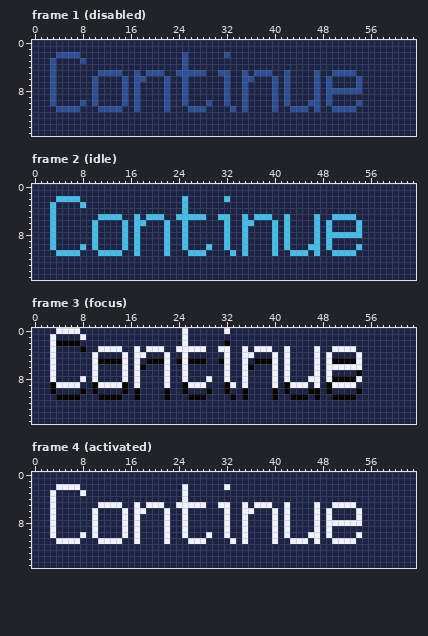
Pixel-art file -- sources/actors/button-continue/button-continue-64x16.aseprite. Above: the version before the commit.
64x16 pixels, 5 frames. Shown: frame 1 (disabled), frame 2 (idle), frame 3 (focus), frame 4 (activated). The commit also changed other frames, which this record leaves out.
And afterwards:
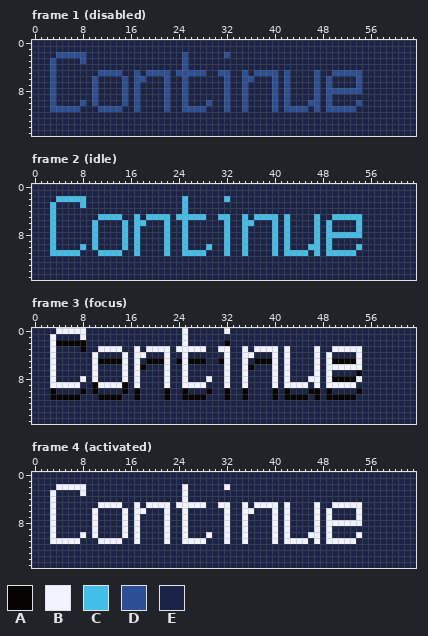
Palette (. is transparent): A #050403  B #f1f2ff  C #42bfe8  D #2b4e95  E #1b2447
Change:
--- frame 1 (disabled), layer "menu-items"
@@ x 0..63 @@
  1 EEEEEEEEEEEEEEEEEEEEEEEEEEEEEEEEEEEEEEEEEEEEEEEEEEEEEEEEEEEEEEEE
- 2 EEEEDDDDEEEEEEEEEEEEEEEEEDEEEEEEDEEEEEEEEEEEEEEEEEEEEEEEEEEEEEEE
+ 2 EEEEDDDDDEEEEEEEEEEEEEEEEDEEEEEEDEEEEEEEEEEEEEEEEEEEEEEEEEEEEEEE
  3 EEEDEEEEDEEEEEEEEEEEEEEEEDEEEEEEEEEEEEEEEEEEEEEEEEEEEEEEEEEEEEEE
  4 EEEDEEEEEEEEEEEEEEEEEEEEEDEEEEEEEEEEEEEEEEEEEEEEEEEEEEEEEEEEEEEE
- 5 EEEDEEEEEEEDDDDEEDEDDDEEDDDDDEEDDEEDEDDDEEDEEEEDEEDDDDEEEEEEEEEE
+ 5 EEEDEEEEEEEDDDDEEDEDDDDEDDDDDEEDDEEDEDDDDEDEEEEDEEDDDDDEEEEEEEEE
  6 EEEDEEEEEEDEEEEDEDDEEEDEEDEEEEEEDEEDDEEEDEDEEEEDEDEEEEDEEEEEEEEE
@@ x 0..63 @@
 10 EEEDEEEEDEDEEEEDEDEEEEDEEDEEEDEEDEEDEEEEDEDEEEDDEDEEEEDEEEEEEEEE
-11 EEEEDDDDEEEDDDDEEDEEEEDEEEDDDEEEEDEDEEEEDEEDDDEDEEDDDDEEEEEEEEEE
+11 EEEDDDDDEEEDDDDEEDEEEEDEEDDDDEEEDEEDEEEEDEDDDDEDEDDDDDEEEEEEEEEE
 12 EEEEEEEEEEEEEEEEEEEEEEEEEEEEEEEEEEEEEEEEEEEEEEEEEEEEEEEEEEEEEEEE
--- frame 2 (idle), layer "menu-items"
@@ x 0..63 @@
  1 EEEEEEEEEEEEEEEEEEEEEEEEEEEEEEEEEEEEEEEEEEEEEEEEEEEEEEEEEEEEEEEE
- 2 EEEECCCCEEEEEEEEEEEEEEEEECEEEEEECEEEEEEEEEEEEEEEEEEEEEEEEEEEEEEE
+ 2 EEEECCCCCEEEEEEEEEEEEEEEECEEEEEECEEEEEEEEEEEEEEEEEEEEEEEEEEEEEEE
  3 EEECEEEECEEEEEEEEEEEEEEEECEEEEEEEEEEEEEEEEEEEEEEEEEEEEEEEEEEEEEE
  4 EEECEEEEEEEEEEEEEEEEEEEEECEEEEEEEEEEEEEEEEEEEEEEEEEEEEEEEEEEEEEE
- 5 EEECEEEEEEECCCCEECECCCEECCCCCEECCEECECCCEECEEEECEECCCCEEEEEEEEEE
+ 5 EEECEEEEEEECCCCEECECCCCECCCCCEECCEECECCCCECEEEECEECCCCCEEEEEEEEE
  6 EEECEEEEEECEEEECECCEEECEECEEEEEECEECCEEECECEEEECECEEEECEEEEEEEEE
@@ x 0..63 @@
 10 EEECEEEECECEEEECECEEEECEECEEECEECEECEEEECECEEECCECEEEECEEEEEEEEE
-11 EEEECCCCEEECCCCEECEEEECEEECCCEEEECECEEEECEECCCECEECCCCEEEEEEEEEE
+11 EEECCCCCEEECCCCEECEEEECEECCCCEEECEECEEEECECCCCECECCCCCEEEEEEEEEE
 12 EEEEEEEEEEEEEEEEEEEEEEEEEEEEEEEEEEEEEEEEEEEEEEEEEEEEEEEEEEEEEEEE
--- frame 3 (focus), layer "menu-items"
@@ x 0..63 @@
- 0 EEEEBBBBEEEEEEEEEEEEEEEEEBEEEEEEBEEEEEEEEEEEEEEEEEEEEEEEEEEEEEEE
+ 0 EEEEBBBBBEEEEEEEEEEEEEEEEBEEEEEEBEEEEEEEEEEEEEEEEEEEEEEEEEEEEEEE
  1 EEEBEEEEBEEEEEEEEEEEEEEEEBEEEEEEEEEEEEEEEEEEEEEEEEEEEEEEEEEEEEEE
- 2 EEEBAAAAEEEEEEEEEEEEEEEEEBEEEEEEAEEEEEEEEEEEEEEEEEEEEEEEEEEEEEEE
- 3 EEEBEEEEAEEBBBBEEBEBBBEEBBBBBEEBBEEBEBBBEEBEEEEBEEBBBBEEEEEEEEEE
+ 2 EEEBAAAAAEEEEEEEEEEEEEEEEBEEEEEEAEEEEEEEEEEEEEEEEEEEEEEEEEEEEEEE
+ 3 EEEBEEEEAEEBBBBEEBEBBBBEBBBBBEEBBEEBEBBBBEBEEEEBEEBBBBBEEEEEEEEE
  4 EEEBEEEEEEBEEEEBEBBEEEBEEBEEEEEEBEEBBEEEBEBEEEEBEBEEEEBEEEEEEEEE
@@ x 0..63 @@
  8 EEEBEEEEBEBEEEEBEBEEEEBEEBEEEBEEBEEBEEEEBEBEEEBBEBAAAABEEEEEEEEE
- 9 EEEABBBBEEABBBBAEBEEEEBEEABBBEEEABEBEEEEBEABBBEBEABBBBEEEEEEEEEE
+ 9 EEEBBBBBEEABBBBAEBEEEEBEEBBBBEEEBEEBEEEEBEBBBBEBEBBBBBEEEEEEEEEE
 10 EEEAEEEEAEAEEEEAEAEEEEAEEAEEEAEEAEEAEEEEAEAEEEAAEAEEEEAEEEEEEEEE
-11 EEEEAAAAEEEAAAAEEAEEEEAEEEAAAEEEEAEAEEEEAEEAAAEAEEAAAAEEEEEEEEEE
+11 EEEAAAAAEEEAAAAEEAEEEEAEEAAAAEEEAEEAEEEEAEAAAAEAEAAAAAEEEEEEEEEE
 12 EEEEEEEEEEEEEEEEEEEEEEEEEEEEEEEEEEEEEEEEEEEEEEEEEEEEEEEEEEEEEEEE
--- frame 4 (activated), layer "menu-items"
@@ x 0..63 @@
  1 EEEEEEEEEEEEEEEEEEEEEEEEEEEEEEEEEEEEEEEEEEEEEEEEEEEEEEEEEEEEEEEE
- 2 EEEEBBBBEEEEEEEEEEEEEEEEEBEEEEEEBEEEEEEEEEEEEEEEEEEEEEEEEEEEEEEE
+ 2 EEEEBBBBBEEEEEEEEEEEEEEEEBEEEEEEBEEEEEEEEEEEEEEEEEEEEEEEEEEEEEEE
  3 EEEBEEEEBEEEEEEEEEEEEEEEEBEEEEEEEEEEEEEEEEEEEEEEEEEEEEEEEEEEEEEE
  4 EEEBEEEEEEEEEEEEEEEEEEEEEBEEEEEEEEEEEEEEEEEEEEEEEEEEEEEEEEEEEEEE
- 5 EEEBEEEEEEEBBBBEEBEBBBEEBBBBBEEBBEEBEBBBEEBEEEEBEEBBBBEEEEEEEEEE
+ 5 EEEBEEEEEEEBBBBEEBEBBBBEBBBBBEEBBEEBEBBBBEBEEEEBEEBBBBBEEEEEEEEE
  6 EEEBEEEEEEBEEEEBEBBEEEBEEBEEEEEEBEEBBEEEBEBEEEEBEBEEEEBEEEEEEEEE
@@ x 0..63 @@
 10 EEEBEEEEBEBEEEEBEBEEEEBEEBEEEBEEBEEBEEEEBEBEEEBBEBEEEEBEEEEEEEEE
-11 EEEEBBBBEEEBBBBEEBEEEEBEEEBBBEEEEBEBEEEEBEEBBBEBEEBBBBEEEEEEEEEE
+11 EEEBBBBBEEEBBBBEEBEEEEBEEBBBBEEEBEEBEEEEBEBBBBEBEBBBBBEEEEEEEEEE
 12 EEEEEEEEEEEEEEEEEEEEEEEEEEEEEEEEEEEEEEEEEEEEEEEEEEEEEEEEEEEEEEEE
